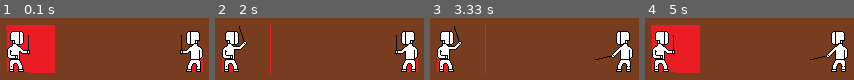
Above: before the commit, frames 1-4 (left to right).
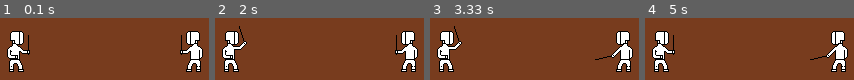
Above: after the commit, the same moments.

Repository: WatCrr/PyGameProject
Game: pygame game, started from game.py
Two runs of this game, one before a commit and one after it. Both use one fixed random seed, a clock stepped at 60 frames per second and the inputs below.
Inputs:
- Up to frame 1 (0.1 s): no input
- Up to frame 2 (2 s): hold W 0.33-0.8 s; hold S 0.83-1.13 s; hold W 1.17-1.53 s; hold S 1.57-1.93 s; hold W from 1.97 s (still down)
- Up to frame 3 (3.33 s): release W at 2.27 s; tap L at 2.3 s; hold S 2.63-2.93 s; hold W from 2.97 s (still down)
- Up to frame 4 (5 s): release W at 3.33 s; hold S 3.37-3.73 s; hold W 3.77-4.07 s; hold S 4.1-4.4 s; hold W 4.43-4.8 s; hold S from 4.83 s (still down)

The runs differ from the first frame. In frame 1, 14% of the frame differs, in the area x 2-98%, y 11-89%; in frame 2, 1.3%; in frame 3, 0.9%; in frame 4, 13%.

Commit message:
images: green chromekey code: comments, some codestyle stuff

Diff:
--- a/game.py
+++ b/game.py
@@ -17,7 +17,7 @@
     return image
 
 
-class fencer(pygame.sprite.Sprite):
+class Fencer(pygame.sprite.Sprite):
     # класс игрока
     def __init__(self, group, side="left"):
         # базовая инициализация
@@ -29,6 +29,7 @@
         # установка стойки
         self.stance = 2
         # установка координат
+        self.attacking = 0
         self.rect = self.image.get_rect()
         self.rect.y = 50
         if side == "left":
@@ -37,15 +38,19 @@
             self.rect.x = 300
 
     def react(self, key):
+        # реакция на нажатие клавиши
         if (key == pygame.K_w) or (key == pygame.K_o):
+            # смена стойки на более верхнюю
             if self.stance < 3:
                 self.stance += 1
         if (key == pygame.K_s) or (key == pygame.K_l):
+            # смена стойки на более нижнюю
             if self.stance > 1:
                 self.stance -= 1;
 
 
     def next_state(self):
+        # обноление состояния
         if self.stance == 1:
             self.image = load_image(self.side + "_down_stance.png", colorkey=-1)
         if self.stance == 2:
@@ -62,8 +67,8 @@
 # создаем группу всех спрайтов
 all_sprites = pygame.sprite.Group()
 # создаем спрайты игроков
-left_fencer = fencer(all_sprites)
-right_fencer = fencer(all_sprites, "right")
+left_fencer = Fencer(all_sprites)
+right_fencer = Fencer(all_sprites, "right")
 # игровой цикл
 running = True
 while running:
Binary file changed: data/fencer base.png
Binary file changed: data/left_down_stance.png
Binary file changed: data/left_mid_stance.png
Binary file changed: data/left_up_stance.png
Binary file changed: data/right_down_stance.png
Binary file changed: data/right_mid_stance.png
Binary file changed: data/right_up_stance.png
